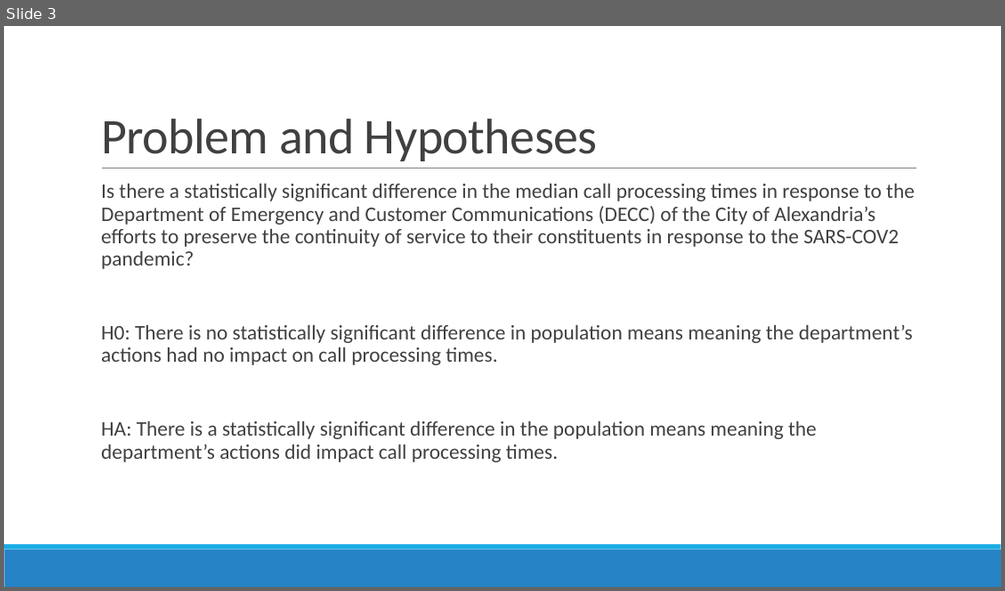
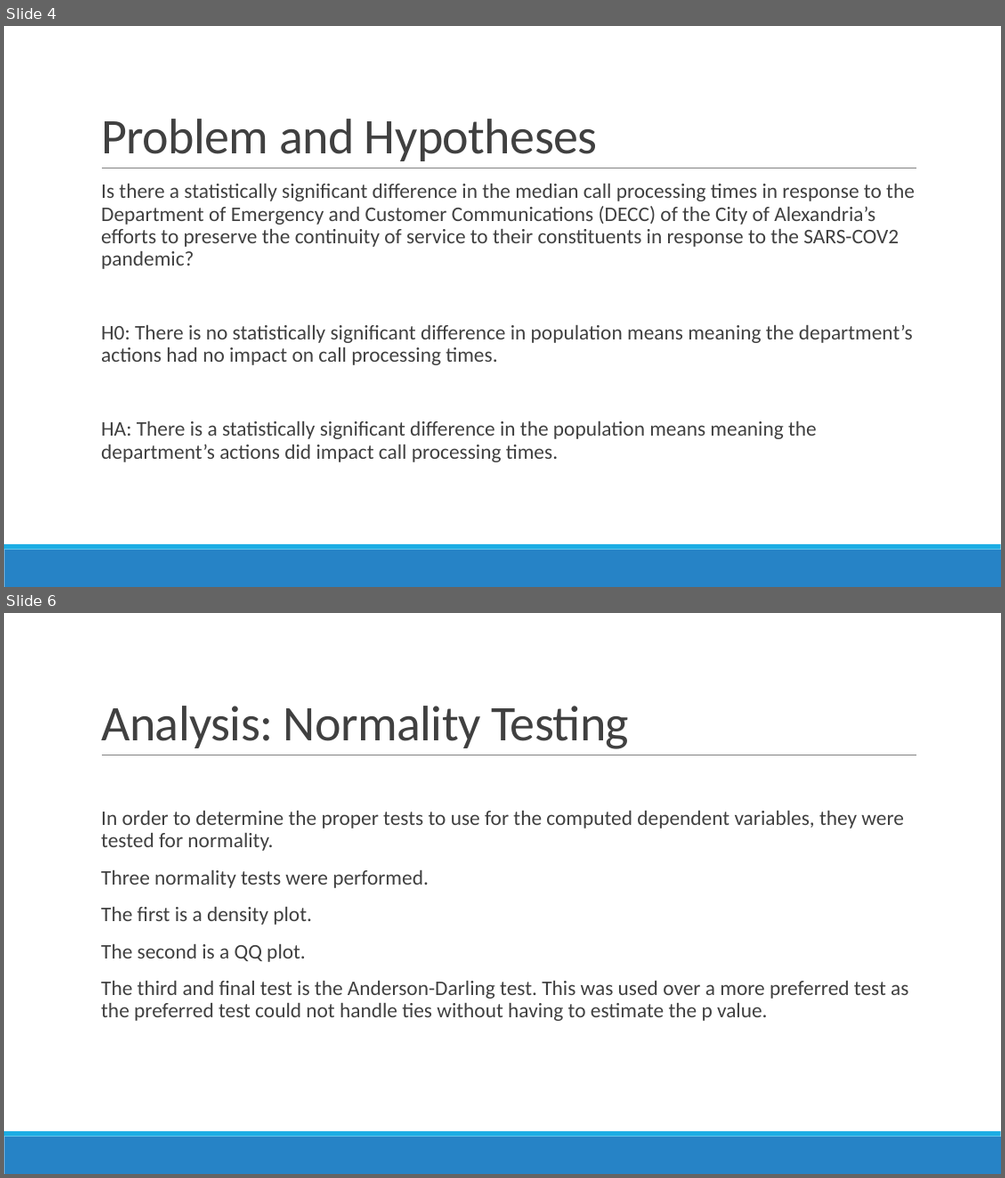
Before and after one commit to trdunsworth/WGU_Capstone, a slide deck: Dunsworth_Presentation.pptx. Shown one above the other, each under a label of ours: slide 3 before the commit, slides 4 and 6 after it; the slides between them are not shown. The pictures are 1005x591 and 1005x1178 pixels, drawn with LibreOffice and Linux fonts; fonts in the diff are those of the drawing. Boxes give left, top, right and bottom in pixels: in the first picture for what was removed or moved away, otherwise in the second. Text is boxed around its words. In the diff, an @@ line names an element or a change of style, - is before the commit and + after.

```diff
--- a/Dunsworth_Presentation.pptx
+++ b/Dunsworth_Presentation.pptx
@@ slide 6 added at <box>4,613,1001,1174</box>, background #FFFFFF; not listed: 3 template elements that a slide beside it also shows @@
@@ title added at <box>101,706,629,749</box>, 48 pt, text #404040 @@
+Analysis: Normality Testing
@@ text added at <box>101,811,908,1021</box>, 20 pt, text #404040 @@
+  In order to determine the proper tests to use for the computed dependent variables, they were tested for normality.
+  Three normality tests were performed.
+  The first is a density plot.
+  The second is a QQ plot.
+  The third and final test is the Anderson-Darling test. This was used over a more preferred test as the preferred test could not handle ties without having to estimate the p value.
@@ what was slide 3 is now slide 4 @@
```
Also in this commit, not shown: 8 other slides added, 1 slide removed.
